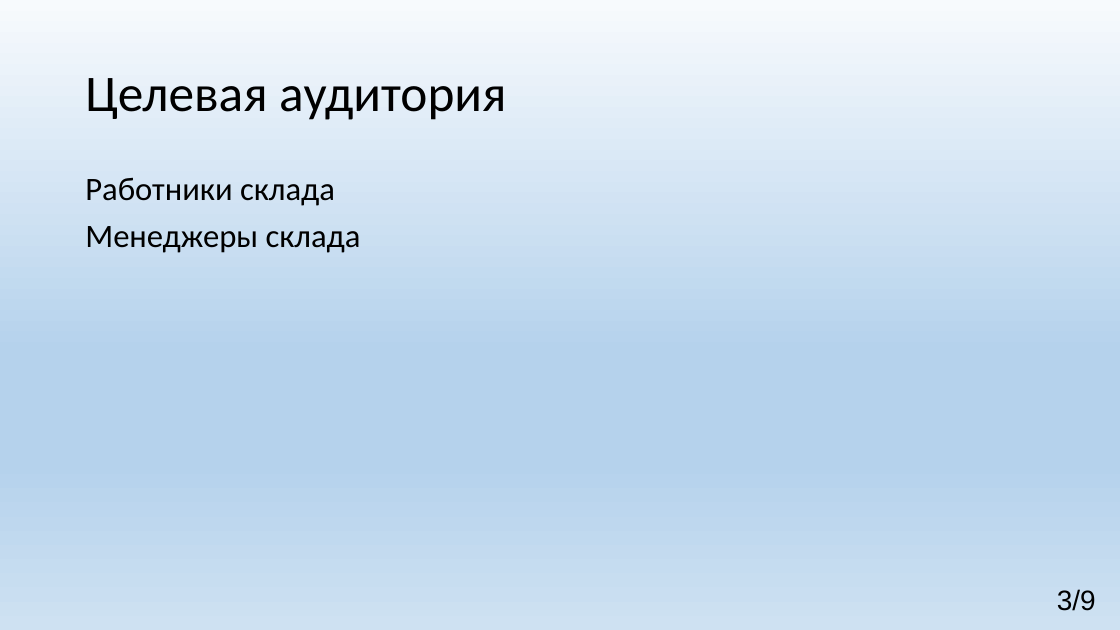
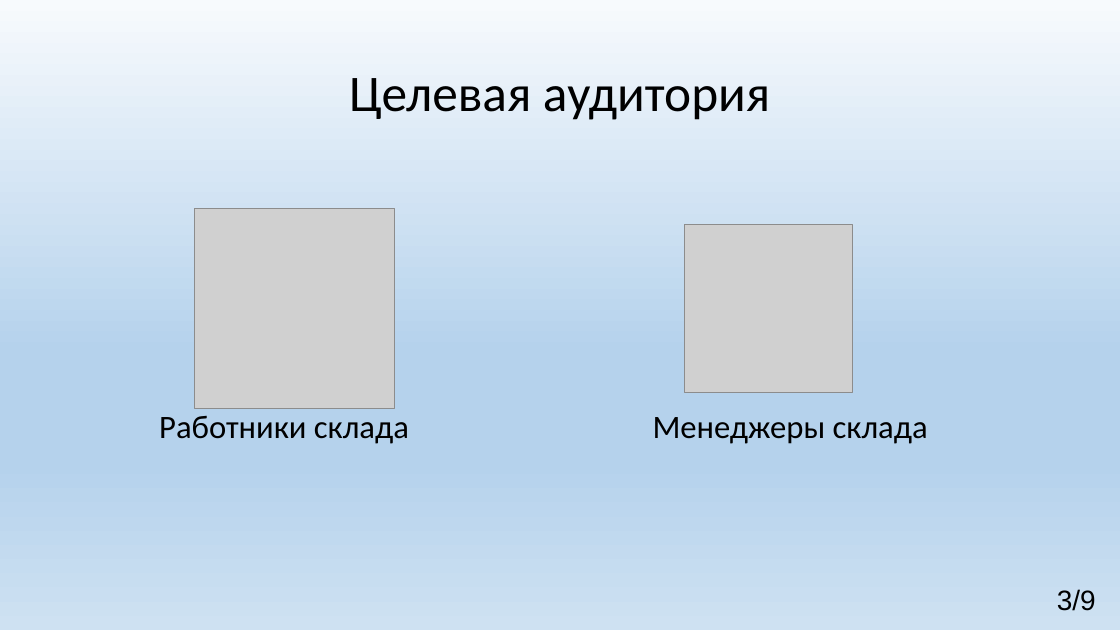
Before and after one commit to imStydent/Documents, a slide deck: slide 3 of Презентаци 2.pptx. Drawn at 1120x630 pixels with LibreOffice and Linux fonts; fonts in the diff are those of the drawing; grey boxes stand for pictures. Boxes give left, top, right and bottom in pixels: in the first picture for what was removed or moved away, otherwise in the second. Text is boxed around its words. In the diff, an @@ line names an element or a change of style, - is before the commit and + after.

```diff
--- a/Презентаци 2.pptx
+++ b/Презентаци 2.pptx
@@ title "Целевая аудитория" at box(349, 78, 770, 120): alignment left to centre @@
@@ picture added at box(195, 208, 395, 408) @@
@@ picture added at box(685, 224, 853, 392) @@
@@ text at box(159, 416, 928, 444): text changed @@
-Работники склада
-Менеджеры склада
+Работники склада Менеджеры склада
```
Also in this commit, not shown: 6 other slides changed, 13 other files.
